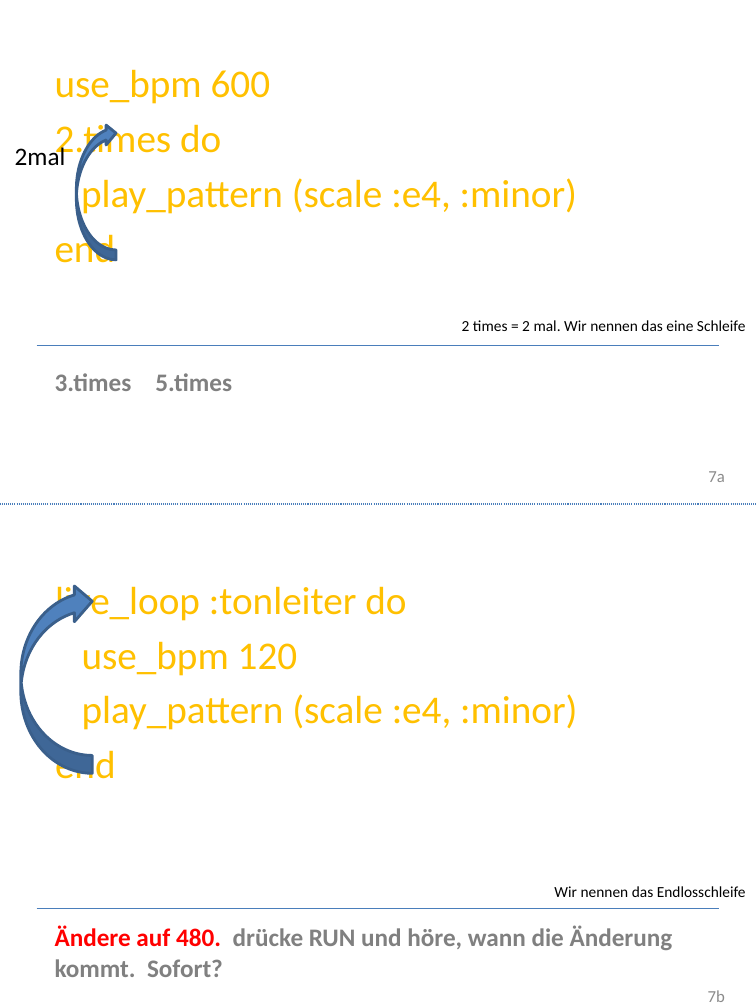
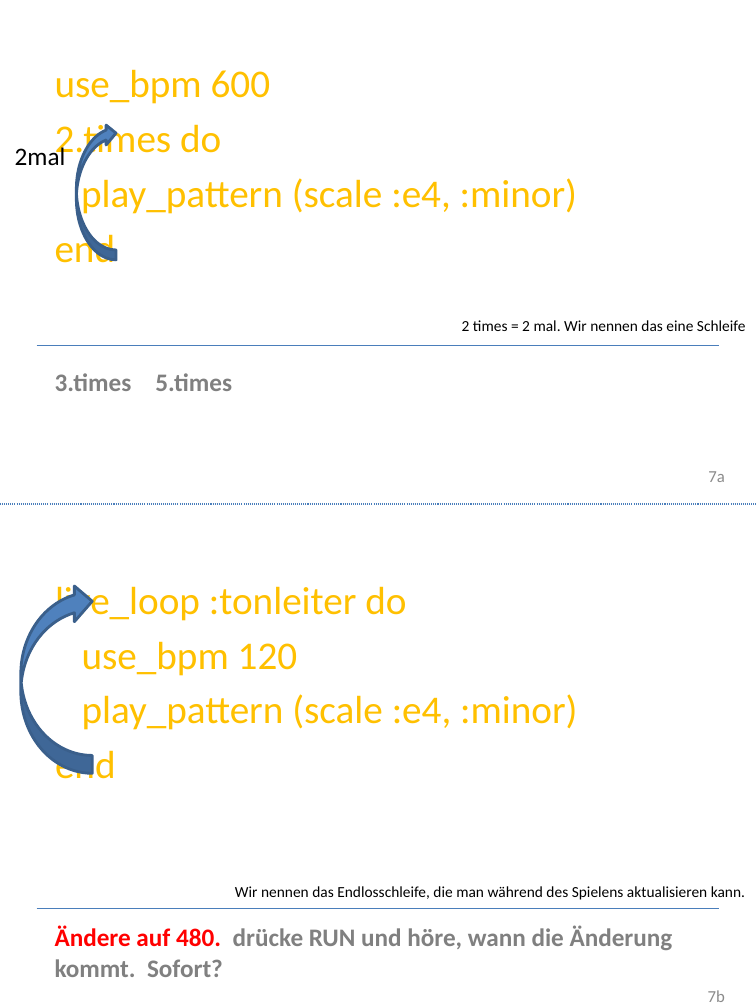
Before and after one commit to Devoxx4KidsDE/SonicPI, a slide deck: slide 7 of documentation/Sonic PI Workshop.pptx. Drawn at 756x1008 pixels with LibreOffice and Linux fonts; fonts in the diff are those of the drawing; background and template pictures are left out. Boxes give left, top, right and bottom in pixels: in the first picture for what was removed or moved away, otherwise in the second. Text is boxed around its words. In the diff, an @@ line names an element or a change of style, - is before the commit and + after.

```diff
--- a/documentation/Sonic PI Workshop.pptx
+++ b/documentation/Sonic PI Workshop.pptx
@@ text at (x1=235, y1=886, x2=745, y2=900): text changed @@
-Wir nennen das Endlosschleife
+Wir nennen das Endlosschleife, die man während des Spielens aktualisieren kann.
```
Also in this commit, not shown: 11 other slides changed, 2 slides added, 1 slide removed, 4 other files.
